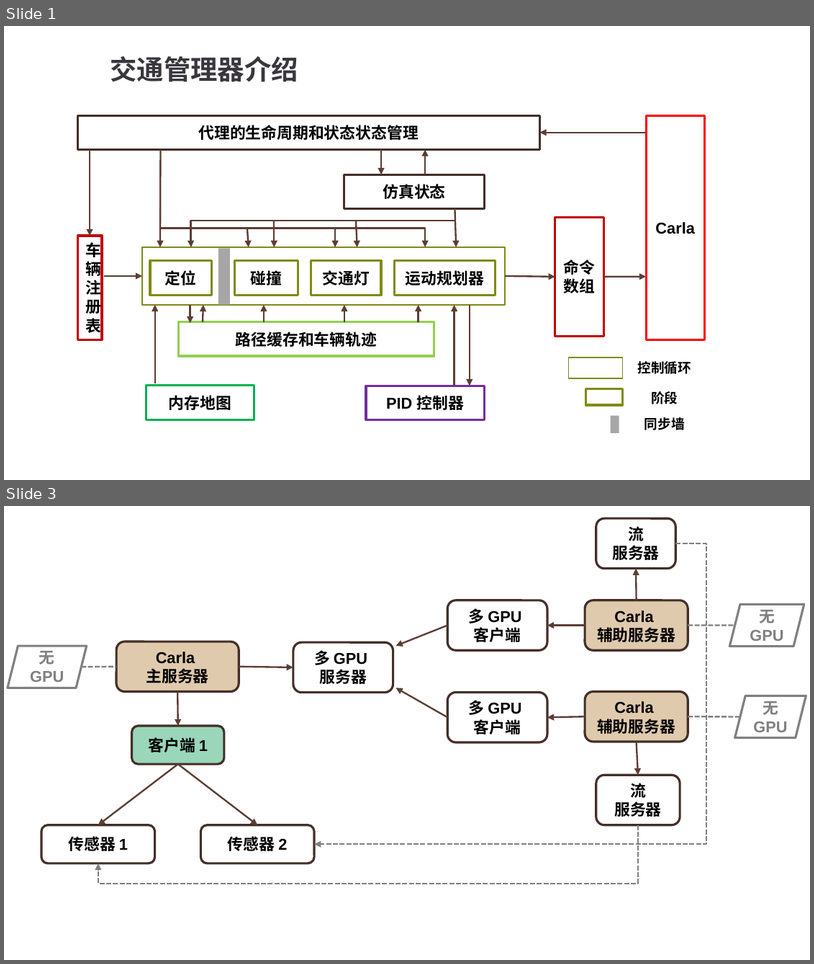
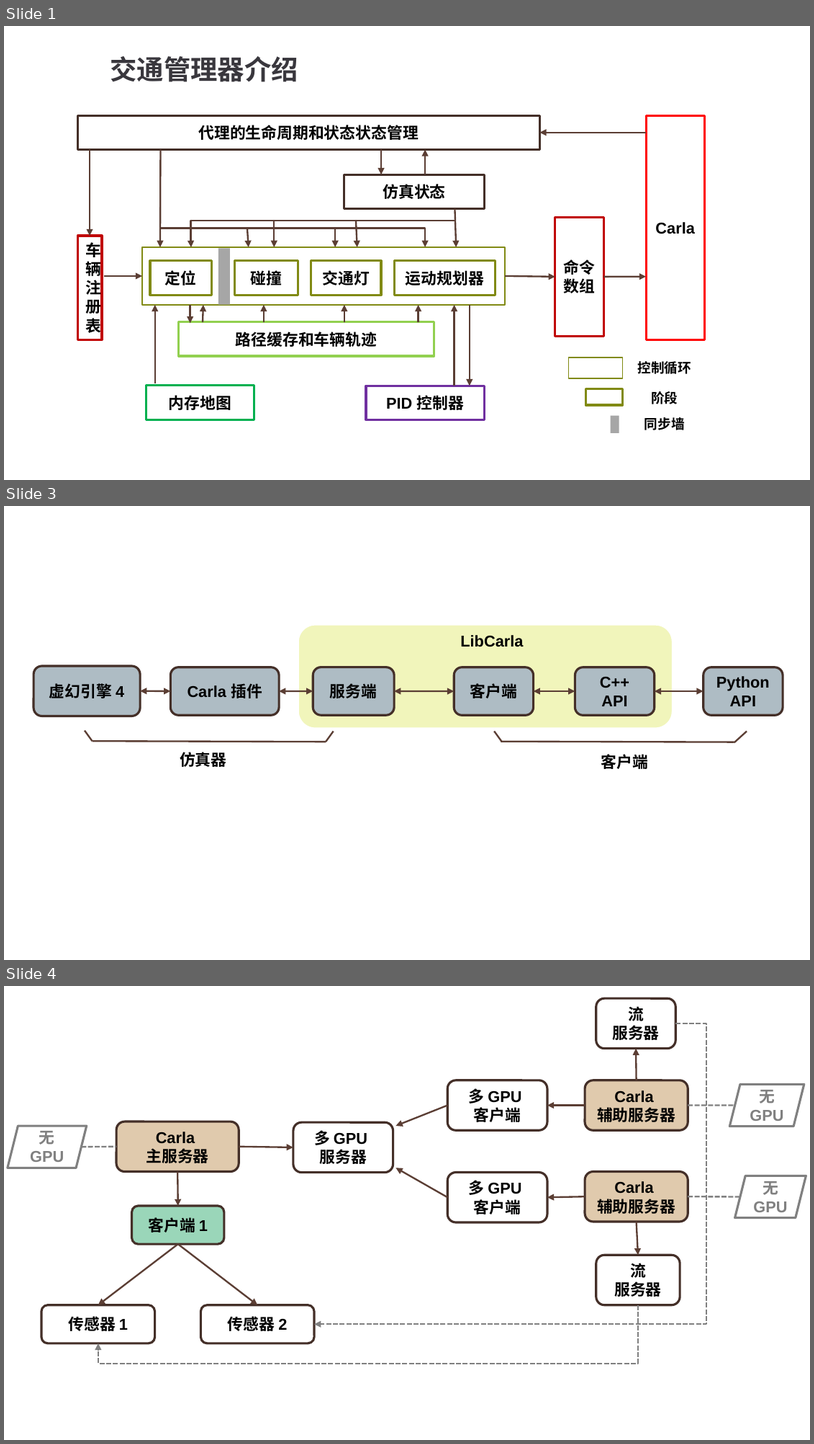
Before and after one commit to OpenHUTB/carla_doc, a slide deck: docs/img/Carla.pptx. Shown one above the other, each under a label of ours: slides 1 and 3 before the commit, slides 1, 3 and 4 after it; the slides between them are not shown. The pictures are 814x964 and 814x1444 pixels, drawn with LibreOffice and Linux fonts; fonts in the diff are those of the drawing. Boxes give left, top, right and bottom in pixels: in the first picture for what was removed or moved away, otherwise in the second. Text is boxed around its words. In the diff, an @@ line names an element or a change of style, - is before the commit and + after.

```diff
--- a/docs/img/Carla.pptx
+++ b/docs/img/Carla.pptx
@@ slide 3 added at (4,506,810,960), background #FFFFFF @@
@@ rounded rectangle added at (298,625,674,728), fill #F1F5BB, outline #FFFFFF 2 pt @@
@@ rectangle added at (452,634,533,648), fill #F1F5BB, 14 pt, text #000000, bold @@
+LibCarla
@@ rounded rectangle added at (34,666,140,716), fill #AEBCC4, outline #452F29 2 pt, 14 pt, text #000000, bold @@
+虚幻引擎 4
@@ rounded rectangle added at (171,667,280,715), fill #AEBCC4, outline #452F29 2 pt, 14 pt, text #000000, bold @@
+Carla 插件
@@ rounded rectangle added at (313,667,394,715), fill #AEBCC4, outline #452F29 2 pt, 14 pt, text #000000, bold @@
+服务端
@@ rounded rectangle added at (454,667,534,715), fill #AEBCC4, outline #452F29 2 pt, 14 pt, text #000000, bold @@
+客户端
@@ rounded rectangle added at (575,667,655,715), fill #AEBCC4, outline #452F29 2 pt, 14 pt, text #000000, bold @@
+C++ API
@@ rounded rectangle added at (704,667,784,715), fill #AEBCC4, outline #452F29 2 pt, 14 pt, text #000000, bold @@
+Python API
@@ double arrow added from (171, 690) to (140, 690), #5C3E35 1.5 pt @@
@@ double arrow added from (313, 690) to (279, 690), #5C3E35 1.5 pt @@
@@ double arrow added from (454, 692) to (394, 690), #5C3E35 1.5 pt @@
@@ double arrow added from (575, 692) to (534, 692), #5C3E35 1.5 pt @@
@@ double arrow added from (704, 692) to (655, 692), #5C3E35 1.5 pt @@
@@ line added from (85, 730) to (92, 741), #5C3E35 1.5 pt @@
@@ line added from (92, 741) to (326, 741), #5C3E35 1.5 pt @@
@@ line added from (326, 741) to (334, 731), #5C3E35 1.5 pt @@
@@ line added from (494, 731) to (502, 741), #5C3E35 1.5 pt @@
@@ line added from (501, 741) to (735, 742), #5C3E35 1.5 pt @@
@@ line added from (735, 742) to (748, 731), #5C3E35 1.5 pt @@
@@ rectangle added at (163,752,244,766), fill #FFFFFF, 14 pt, text #000000, bold @@
+仿真器
@@ rectangle added at (584,754,665,768), fill #FFFFFF, 14 pt, text #000000, bold @@
+客户端
@@ what was slide 3 is now slide 4 @@
```
Also in this commit, not shown: 1 slide changed, 1 other slide added, 2 other files.
